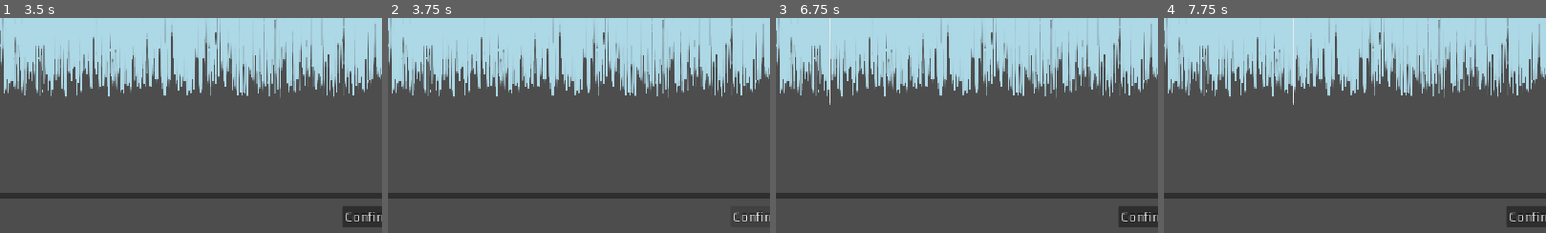
Above: before the commit, frames 1-4 (left to right).
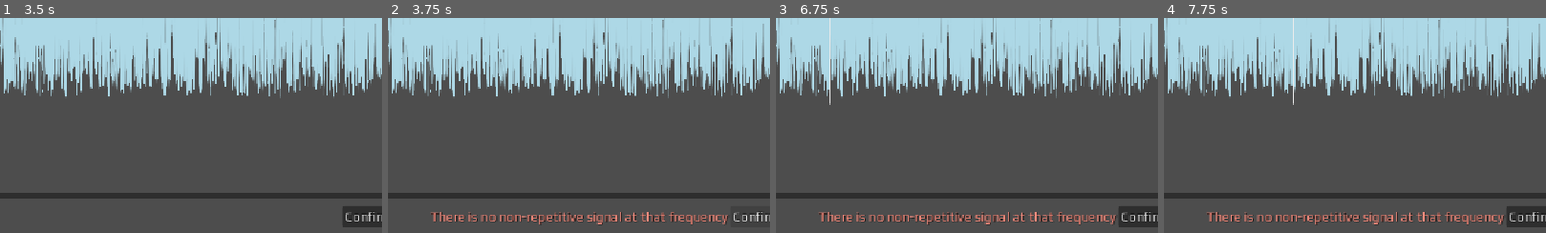
Above: after the commit, the same moments.

Repository: mgiuca/message-game
Game: Godot game, scene res://scenes/main.tscn
Two runs of this game, one before a commit and one after it. Both use one fixed random seed, a clock stepped at 60 frames per second and the inputs below.
Inputs (mouse positions are % of the whole screen's width and height, from its top left):
- Up to frame 1 (3.5 s): click "Start Game" at 0.5 s; click "Play" at 1.25 s; click "Only play visible section" at 2 s; click "Only play visible section" at 2.75 s
- Up to frame 2 (3.75 s): click "Confirm" at 3.5 s
- Up to frame 3 (6.75 s): click "Confirm" at 4.25 s; click "Pause" at 5 s; click "Play" at 5.75 s; drag from (50, 48) to (60, 28) at 6.52 s
- Up to frame 4 (7.75 s): drag from (30, 55) to (45, 70) at 7.27 s
The pictures show only the part of the screen within x 47-97%, y 50-100%; the shares and areas given below are measured in that part.

Frame 1 is identical in both runs. In frame 2, 1.6% of the frame differs, in the area x 11-89%, y 90-97%; in frame 3, 1.6%; in frame 4, 1.6%.

Commit message:
Display confirm errors in UI rather than as prints.

Diff:
--- a/scenes/levels/image_decoder.gd
+++ b/scenes/levels/image_decoder.gd
@@ -6,6 +6,8 @@
 
 @onready var image_rect : TextureRect = %ImageRect
 @onready var lbl_size : Label = %LblSize
+
+@onready var lbl_error : Label = %LblError
 
 # Must be 1 byte per pixel for the below algorithm to work.
 const IMAGE_FORMAT = Image.FORMAT_L8
@@ -46,9 +48,16 @@
   # affects width the same as the right end affects height).
   image_width = roundi(value)
   update_display()
+  clear_error()
 
 func _on_btn_confirm_pressed() -> void:
   if image_width == source_image.get_width():
     LevelManager.switch_to_next_level_or_quit()
   else:
-    print("That doesn't look quite right")
+    set_error("That doesn't look quite right")
+
+func set_error(message: String) -> void:
+  lbl_error.text = message
+
+func clear_error() -> void:
+  lbl_error.text = ''
--- a/scenes/levels/image_decoder.tscn
+++ b/scenes/levels/image_decoder.tscn
@@ -57,9 +57,18 @@
 min_value = 15.0
 value = 15.0
 
-[node name="BtnConfirm" type="Button" parent="MarginContainer/VBoxContainer/HBoxContainer" index="2" unique_id=181740838]
+[node name="HBoxContainer2" type="HBoxContainer" parent="MarginContainer/VBoxContainer" index="3" unique_id=1657578497]
+layout_mode = 2
+
+[node name="LblError" type="Label" parent="MarginContainer/VBoxContainer/HBoxContainer2" index="0" unique_id=2103385297]
+unique_name_in_owner = true
+layout_mode = 2
+size_flags_horizontal = 10
+theme_override_colors/font_color = Color(1, 0.56330335, 0.504183, 1)
+
+[node name="BtnConfirm" type="Button" parent="MarginContainer/VBoxContainer/HBoxContainer2" index="1" unique_id=181740838]
 layout_mode = 2
 text = "Confirm"
 
 [connection signal="value_changed" from="MarginContainer/VBoxContainer/HBoxContainer/SldWidth" to="." method="_on_sld_width_value_changed"]
-[connection signal="pressed" from="MarginContainer/VBoxContainer/HBoxContainer/BtnConfirm" to="." method="_on_btn_confirm_pressed"]
+[connection signal="pressed" from="MarginContainer/VBoxContainer/HBoxContainer2/BtnConfirm" to="." method="_on_btn_confirm_pressed"]
--- a/scenes/levels/pulse_detector.gd
+++ b/scenes/levels/pulse_detector.gd
@@ -30,6 +30,8 @@
 @onready var lbl_pulse_freq : Label = %LblPulseFreq
 @onready var lbl_zero_freq : Label = %LblZeroFreq
 @onready var lbl_one_freq : Label = %LblOneFreq
+
+@onready var lbl_error : Label = %LblError
 
 # Note: start is not necessarily before end; start is just where you started
 # clicking and end is where you finished clicking.
@@ -99,13 +101,13 @@
 
   if pulse_width < CORRECT_PULSE_WIDTH / VERIFY_TOLERANCE_PCT or \
      pulse_width > CORRECT_PULSE_WIDTH * VERIFY_TOLERANCE_PCT:
-    print('Pulse width seems off...')
+    set_error('Pulse width seems off...')
     return
   if zero_p2p < CORRECT_ZERO_P2P / VERIFY_TOLERANCE_PCT or \
      zero_p2p > CORRECT_ZERO_P2P * VERIFY_TOLERANCE_PCT or \
      one_p2p < CORRECT_ONE_P2P / VERIFY_TOLERANCE_PCT or \
      one_p2p > CORRECT_ONE_P2P * VERIFY_TOLERANCE_PCT:
-    print('One or both of the code frequencies seems off...')
+    set_error('One or both of the code frequencies seems off...')
     return
 
   LevelManager.switch_to_next_level_or_quit()
@@ -137,6 +139,7 @@
   selected_tag_range.start = time
   selected_tag_range.end = time
   update_tags()
+  clear_error()
 
 func _on_waveform_end_drag(time: float) -> void:
   if selected_tag_range == null:
@@ -187,3 +190,9 @@
       selected_tag_range = p2p_zero_range
     3:
       selected_tag_range = p2p_one_range
+
+func set_error(message: String) -> void:
+  lbl_error.text = message
+
+func clear_error() -> void:
+  lbl_error.text = ''
--- a/scenes/levels/pulse_detector.tscn
+++ b/scenes/levels/pulse_detector.tscn
@@ -151,9 +151,15 @@
 tooltip_text = "Loops over just the visible part of the waveform, rather than playing the whole thing."
 text = "Only play visible section"
 
-[node name="BtnConfirm" type="Button" parent="MarginContainer/VBoxContainer/HBoxContainer" index="2" unique_id=71189766]
+[node name="LblError" type="Label" parent="MarginContainer/VBoxContainer/HBoxContainer" index="2" unique_id=203415017]
+unique_name_in_owner = true
 layout_mode = 2
 size_flags_horizontal = 10
+theme_override_colors/font_color = Color(1, 0.56330335, 0.504183, 1)
+
+[node name="BtnConfirm" type="Button" parent="MarginContainer/VBoxContainer/HBoxContainer" index="3" unique_id=71189766]
+layout_mode = 2
+size_flags_horizontal = 8
 text = "Confirm"
 
 [node name="AudioStreamPlayer" type="AudioStreamPlayer" parent="." index="2" unique_id=189053425]
--- a/scenes/levels/radio_tuner.gd
+++ b/scenes/levels/radio_tuner.gd
@@ -31,6 +31,7 @@
 
 @onready var playhead : VLine = %Waveform/PlayHead
 @onready var lbl_filter_freq : Label = %LblFilterFreq
+@onready var lbl_error : Label = %LblError
 
 var filter_frequency : float = 50:
   set(value):
@@ -95,7 +96,7 @@
 
 func _on_btn_confirm_pressed() -> void:
   if absf(filter_frequency - SIGNAL_FREQUENCY) > VERIFY_TOLERANCE_RANGE:
-    print('There is no non-repetitive signal at that frequency')
+    set_error('There is no non-repetitive signal at that frequency')
     return
 
   LevelManager.switch_to_next_level_or_quit()
@@ -127,3 +128,10 @@
 
 func _on_sld_tune_freq_value_changed(value: float) -> void:
   filter_frequency = value
+  clear_error()
+
+func set_error(message: String) -> void:
+  lbl_error.text = message
+
+func clear_error() -> void:
+  lbl_error.text = ''
--- a/scenes/levels/radio_tuner.tscn
+++ b/scenes/levels/radio_tuner.tscn
@@ -85,9 +85,15 @@
 tooltip_text = "Loops over just the visible part of the waveform, rather than playing the whole thing."
 text = "Only play visible section"
 
-[node name="BtnConfirm" type="Button" parent="MarginContainer/VBoxContainer/HBoxContainer" index="2" unique_id=71189766]
+[node name="LblError" type="Label" parent="MarginContainer/VBoxContainer/HBoxContainer" index="2" unique_id=531705760]
+unique_name_in_owner = true
 layout_mode = 2
 size_flags_horizontal = 10
+theme_override_colors/font_color = Color(1, 0.56330335, 0.504183, 1)
+
+[node name="BtnConfirm" type="Button" parent="MarginContainer/VBoxContainer/HBoxContainer" index="3" unique_id=71189766]
+layout_mode = 2
+size_flags_horizontal = 8
 text = "Confirm"
 
 [node name="AudioStreamPlayer" type="AudioStreamPlayer" parent="." index="2" unique_id=189053425]
